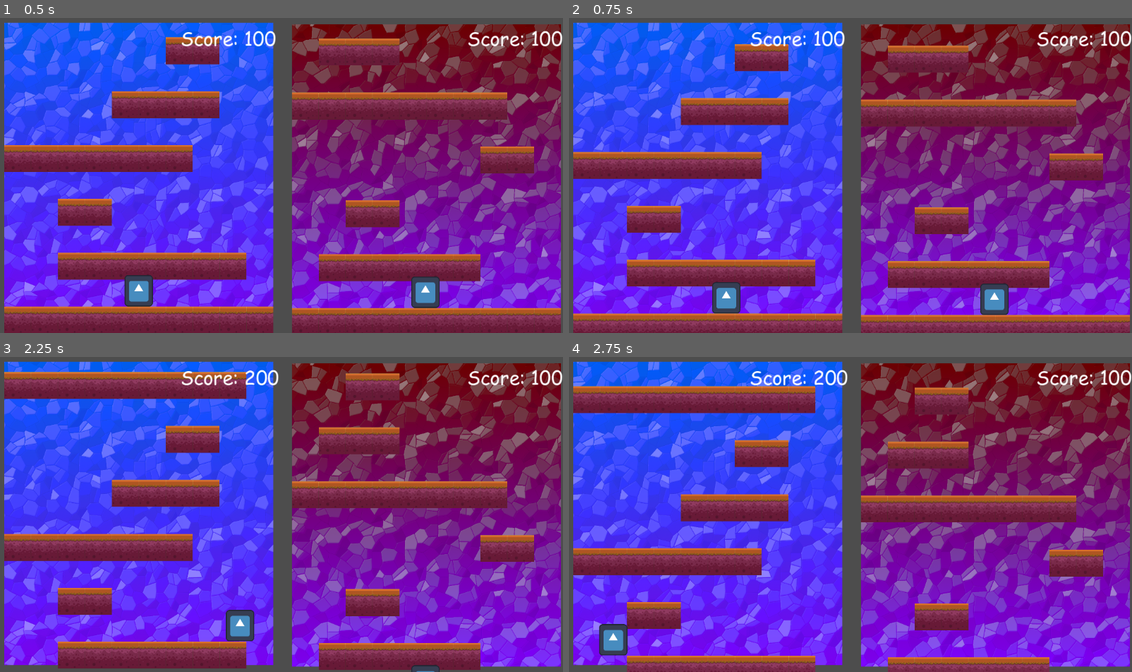
Above: before the commit, frames 1-4 (two rows, left to right).
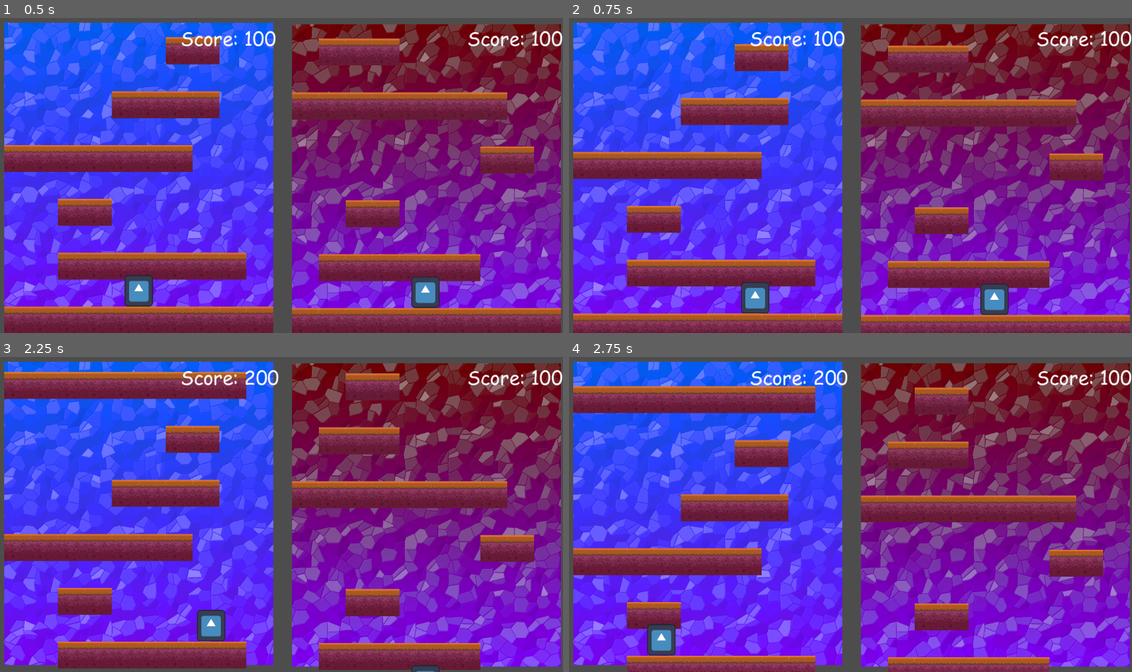
Above: after the commit, the same moments.

Repository: LegacyMD/xd_tower
Game: Godot game, scene res://scenes/root_scene.tscn
The game is run twice, just before and just after one commit, with the same random seed, the same clock (stepped at 60 frames per second) and the same inputs. The engine's default icon, where the game draws it, is replaced by a stand-in: a white triangle on a blue panel in a dark square.
Inputs (mouse positions are in pixels of both pictures, inside the frame that each line leads up to):
- Up to frame 1 (0.5 s): no input
- Up to frame 2 (0.75 s): move the mouse to (974, 159) at 0.52 s; hold D (player0_right) from 0.53 s (still down); click (974, 159) at 0.67 s
- Up to frame 3 (2.25 s): tap W (player0_up) at 0.77, 1.52 s; move the mouse to (168, 530) at 1.27 s; move the mouse to (337, 445) at 2.02 s; release D (player0_right) at 2.03 s; hold A (player0_left) from 2.03 s (still down)
- Up to frame 4 (2.75 s): keep holding A (player0_left)

Frame 1 is identical in both runs. In frame 2, 1.0% of the frame differs, in the area x 25-36%, y 83-94%; in frame 3, 1.0%, in the area x 34-46%, y 80-91%; in frame 4, 1.0%.

Commit message:
Improve player movement - no more sliding

Diff:
--- a/scenes/player.gd
+++ b/scenes/player.gd
@@ -5,10 +5,10 @@
 
 signal score_changed(new_score)
 
-var horizontal_move_multiplier = 30
-var vertical_jump_multiplier = 950
-var vertical_fall_multiplier = 1000
-var gravity := 55
+var horizontal_move_multiplier = 30000
+var vertical_jump_multiplier = 57000
+var vertical_fall_multiplier = 60000
+var gravity_multiplier = 3300
 
 var score := 0
 var min_platform_y = 100000 # Used to keep track of score
@@ -66,8 +66,8 @@
 func _process(_delta):
     _check_new_platform()
 
-func _physics_process(_delta):
-    velocity.y += gravity
+func _physics_process(delta):
+    velocity.y += delta * gravity_multiplier
 
     # mwk: player index -> player name -> player inputs
     var player_str = "%s%d" % ["player", player_idx]
@@ -78,7 +78,7 @@
 
     # mwk: calculate incidental velocity for left and right movements
     var horizontal_input := Input.get_action_strength(player_right) - Input.get_action_strength(player_left)
-    velocity.x += horizontal_input * horizontal_move_multiplier
+    velocity.x = delta * horizontal_input * horizontal_move_multiplier
     if horizontal_input > 0:
         velocity.x = max(velocity.x, 0)
     elif horizontal_input < 0:
@@ -86,8 +86,7 @@
 
     # mwk: handle jumping
     if Input.is_action_just_pressed(player_up) and is_on_floor():
-        velocity.y -= vertical_jump_multiplier
-
+        velocity.y -= delta * vertical_jump_multiplier
     # mdziuban: handle dropping down
     if Input.is_action_just_pressed(player_down):
         if is_on_floor():
@@ -95,7 +94,7 @@
             position.y += 5
 
         # Accelerate further down
-        velocity.y += vertical_fall_multiplier
+        velocity.y += delta * vertical_fall_multiplier
         velocity.y = max(velocity.y, 0)
 
     move_and_slide()
